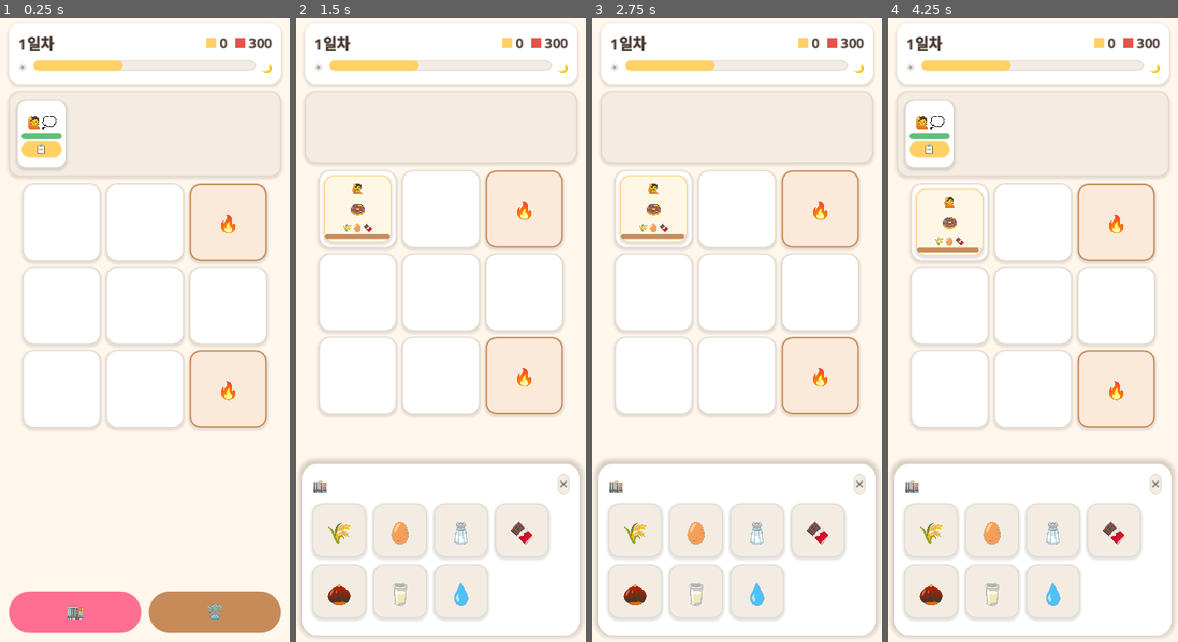
Above: before the commit, frames 1-4 (left to right).
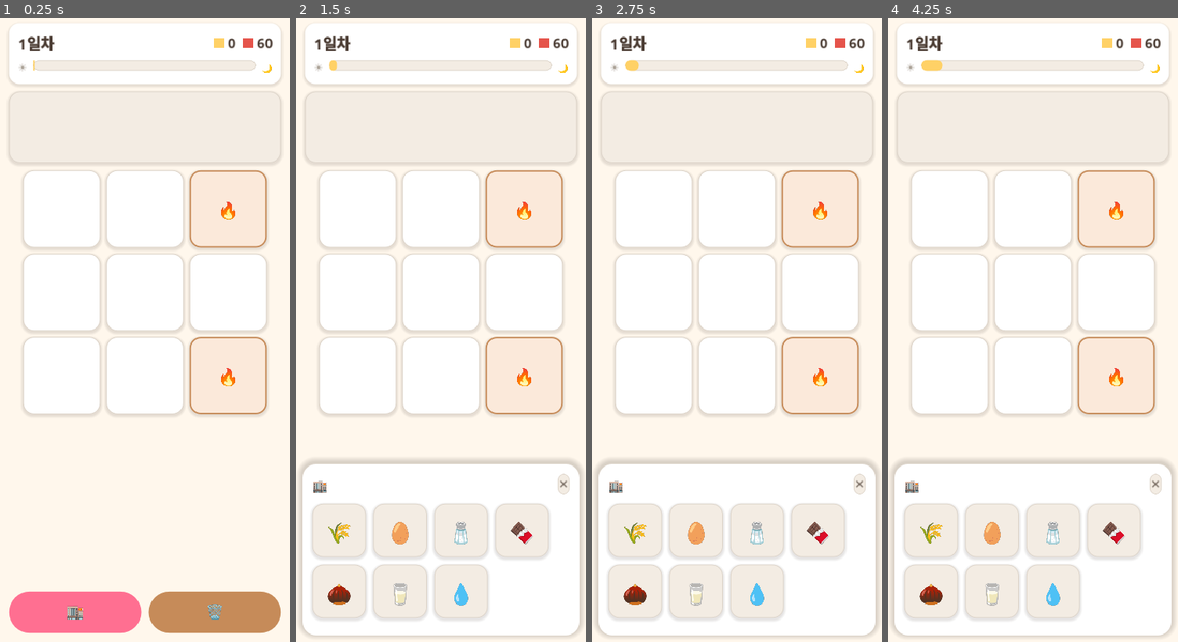
Above: after the commit, the same moments.

Repository: yellyB/game-slot-kitchen
Game: Godot game, scene res://scenes/Main.tscn
The game is run twice, just before and just after one commit, with the same random seed, the same clock (stepped at 60 frames per second) and the same inputs.
Inputs:
- Up to frame 1 (0.25 s): no input
- Up to frame 2 (1.5 s): click "📋" (after the commit: "🗑️") at 0.5 s; click "🏬" at 1.25 s
- Up to frame 3 (2.75 s): click "🗑️" at 2 s
- Up to frame 4 (4.25 s): click "✕" at 2.75 s; click "🏬" at 3.5 s

The runs differ from the first frame. In frame 1, 8.6% of the frame differs, in the area x 2-98%, y 3-66%; in frame 2, 3.3%; in frame 3, 3.3%; in frame 4, 11%.

Commit message:
feat: 결과·게임오버·승리 패널(Modal) + 세션 연결
중앙 패널 모달(딤+입력차단) 공용 컴포넌트. main이 세션 신호를 받아 일차·
소지금·가게세·영업시간 바 갱신, 마감 시 결과/게임오버/승리 표시, 다음날·
다시 시작으로 세션 진행 + 보드 리셋(소모품 정리·설비 유지).

Co-Authored-By: Claude Opus 4.8 (1M context) <noreply@anthropic.com>

Diff:
--- a/scripts/main.gd
+++ b/scripts/main.gd
@@ -6,15 +6,17 @@
 var _board: Board
 var _warehouse: Warehouse
 var _cooking: Cooking
+var _session: Session
 
 var _warehouse_btn: Button
 var _trash_btn: TrashButton
 
 var _queue_row: HBoxContainer
-var _spawn_timer: Timer
-
-var _cash := Config.START_MONEY
+
+var _day_label: Label
 var _money_label: Label
+var _rent_label: Label
+var _hours_bar: ProgressBar
 
 
 func _ready() -> void:
@@ -61,13 +63,15 @@
 
 	Move.performed.connect(_refresh_warehouse)
 
-	# 손님 스포너
-	_spawn_timer = Timer.new()
-	_spawn_timer.wait_time = Config.SPAWN_INTERVAL
-	_spawn_timer.timeout.connect(_spawn_customer)
-	add_child(_spawn_timer)
-	_spawn_timer.start()
-	_spawn_customer()
+	# 세션(하루 루프)
+	_session = Session.new()
+	_session.cash_changed.connect(_on_cash_changed)
+	_session.progress.connect(_on_progress)
+	_session.spawn_requested.connect(_spawn_customer)
+	_session.day_started.connect(_on_day_started)
+	_session.day_ended.connect(_on_day_ended)
+	add_child(_session)
+	_session.start_run()
 
 
 # ── 상단바: 일차·돈·가게세 + 영업시간 바 ──────────────────────
@@ -88,21 +92,28 @@
 	row.add_theme_constant_override("separation", 10)
 	box.add_child(row)
 
-	row.add_child(UI.label("1일차", 20, Palette.COCOA_800, true))
+	_day_label = UI.label("1일차", 20, Palette.COCOA_800, true)
+	row.add_child(_day_label)
 
 	var gap := Control.new()
 	gap.size_flags_horizontal = Control.SIZE_EXPAND_FILL
 	row.add_child(gap)
 
-	# 돈 (실제 소지금 — 서빙으로 증가)
+	# 돈 (소지금)
 	var coin := HBoxContainer.new()
 	coin.add_theme_constant_override("separation", 4)
 	coin.add_child(_dot(Palette.ACCENT))
-	_money_label = UI.label(_fmt(_cash), 18, Palette.COCOA_800, true)
+	_money_label = UI.label("0", 18, Palette.COCOA_800, true)
 	coin.add_child(_money_label)
 	row.add_child(coin)
 
-	row.add_child(_money(Palette.DANGER, "300"))  # 가게세 placeholder (단계 6)
+	# 가게세
+	var rentbox := HBoxContainer.new()
+	rentbox.add_theme_constant_override("separation", 4)
+	rentbox.add_child(_dot(Palette.DANGER))
+	_rent_label = UI.label("0", 18, Palette.COCOA_800, true)
+	rentbox.add_child(_rent_label)
+	row.add_child(rentbox)
 
 	var hours := HBoxContainer.new()
 	hours.add_theme_constant_override("separation", 8)
@@ -110,16 +121,16 @@
 
 	hours.add_child(UI.label("☀️", 14, Palette.COCOA_400))
 
-	var bar := ProgressBar.new()
-	bar.min_value = 0
-	bar.max_value = 100
-	bar.value = 40
-	bar.show_percentage = false
-	bar.custom_minimum_size = Vector2(0, 14)
-	bar.size_flags_horizontal = Control.SIZE_EXPAND_FILL
-	bar.add_theme_stylebox_override("background", UI.chip(Palette.COCOA_100, Palette.COCOA_200))
-	bar.add_theme_stylebox_override("fill", UI.chip(Palette.ACCENT))
-	hours.add_child(bar)
+	_hours_bar = ProgressBar.new()
+	_hours_bar.min_value = 0
+	_hours_bar.max_value = 100
+	_hours_bar.value = 0
+	_hours_bar.show_percentage = false
+	_hours_bar.custom_minimum_size = Vector2(0, 14)
+	_hours_bar.size_flags_horizontal = Control.SIZE_EXPAND_FILL
+	_hours_bar.add_theme_stylebox_override("background", UI.chip(Palette.COCOA_100, Palette.COCOA_200))
+	_hours_bar.add_theme_stylebox_override("fill", UI.chip(Palette.ACCENT))
+	hours.add_child(_hours_bar)
 
 	hours.add_child(UI.label("🌙", 14, Palette.COCOA_400))
 
@@ -228,8 +239,7 @@
 ## 완성품이 매칭 주문 카드에 서빙됨 → 돈 + 손님 퇴장 + 슬롯/도구 회복.
 func _on_served(order: OrderCard, dish: DishCard) -> void:
 	var price := int(Recipes.get_def(order.recipe_id).get("price", 0))
-	_cash += price
-	_money_label.text = _fmt(_cash)
+	_session.earn(price)
 	_spawn_floating("+%d" % price, order.global_position + order.size * 0.5, Palette.ACCENT)
 
 	var holder := order.get_parent()
@@ -288,13 +298,57 @@
 	return wrap
 
 
-## *Money* — [색점][숫자] 표시 전용.
-func _money(dot_color: Color, amount: String) -> Control:
-	var h := HBoxContainer.new()
-	h.add_theme_constant_override("separation", 4)
-	h.add_child(_dot(dot_color))
-	h.add_child(UI.label(amount, 18, Palette.COCOA_800, true))
-	return h
+# ── 세션 반응 ─────────────────────────────────────────────
+func _on_cash_changed(cash: int) -> void:
+	_money_label.text = _fmt(cash)
+
+
+func _on_progress(t01: float) -> void:
+	_hours_bar.value = t01 * 100.0
+
+
+func _on_day_started(day: int, rent: int) -> void:
+	_day_label.text = "%d일차" % day
+	_rent_label.text = _fmt(rent)
+	_hours_bar.value = 0
+	_warehouse.visible = false
+	_cooking.visible = false
+	_reset_board()
+	_refresh_warehouse()
+
+
+func _on_day_ended(summary: Dictionary) -> void:
+	if summary["won"]:
+		Modal.open(self) \
+			.title("승리! 🎉") \
+			.row("%d일 완주" % Config.DAYS_TO_WIN, Palette.SUCCESS) \
+			.button("다시 시작", _session.start_run)
+	elif summary["passed"]:
+		Modal.open(self) \
+			.title("%d일차 마감" % summary["day"]) \
+			.row("매출  %d" % summary["revenue"]) \
+			.row("가게세  %d" % summary["rent"], Palette.DANGER) \
+			.sep() \
+			.row("남음  %d" % summary["cash_after"], Palette.COCOA_800) \
+			.row("통과! ✅", Palette.SUCCESS) \
+			.button("다음날", _session.advance_day)
+	else:
+		Modal.open(self) \
+			.title("폐업 😢") \
+			.row("%d일차에서 끝" % summary["day"]) \
+			.row("매출 %d < 가게세 %d" % [summary["revenue"], summary["rent"]], Palette.DANGER) \
+			.button("다시 시작", _session.start_run)
+
+
+## 새 세션: 소모품(재료·주문·완성품) 정리 + 설비(도구석) idle 유지 + 큐 비움.
+func _reset_board() -> void:
+	Move.clear()
+	for s in _board.slots:
+		s.clear()
+	for t in _board.tools:
+		t.reset()
+	for c in _queue_row.get_children():
+		c.queue_free()
 
 
 func _make_bottom_button(color: Color) -> Button:
--- /dev/null
+++ b/scripts/modal.gd
@@ -0,0 +1,82 @@
+class_name Modal
+extends Control
+## 중앙 패널 모달 (딤 배경 + 입력 차단). 결과·게임오버·승리 공용.
+## 대강 구현(기능 위주) — 디자인 확정 후 정리.
+
+var _body: VBoxContainer
+
+static func open(parent: Node) -> Modal:
+	var m := Modal.new()
+	parent.add_child(m)
+	return m
+
+func _ready() -> void:
+	set_anchors_and_offsets_preset(Control.PRESET_FULL_RECT)
+	z_index = 300
+	mouse_filter = Control.MOUSE_FILTER_STOP  # 뒤 입력 차단
+
+	var dim := ColorRect.new()
+	dim.color = Palette.DIM
+	dim.set_anchors_and_offsets_preset(Control.PRESET_FULL_RECT)
+	add_child(dim)
+
+	var center := CenterContainer.new()
+	center.set_anchors_and_offsets_preset(Control.PRESET_FULL_RECT)
+	add_child(center)
+
+	var panel := PanelContainer.new()
+	panel.custom_minimum_size = Vector2(260, 0)
+	panel.add_theme_stylebox_override("panel", UI.card(Palette.WHITE, Palette.COCOA_200))
+	center.add_child(panel)
+
+	var pad := MarginContainer.new()
+	for side in ["left", "right", "top", "bottom"]:
+		pad.add_theme_constant_override("margin_" + side, 22)
+	panel.add_child(pad)
+
+	_body = VBoxContainer.new()
+	_body.add_theme_constant_override("separation", 10)
+	pad.add_child(_body)
+
+
+func title(text: String) -> Modal:
+	_body.add_child(_centered(UI.label(text, 22, Palette.COCOA_800, true)))
+	return self
+
+
+func row(text: String, color := Palette.COCOA_800) -> Modal:
+	_body.add_child(_centered(UI.label(text, 16, color)))
+	return self
+
+
+func sep() -> Modal:
+	var line := ColorRect.new()
+	line.color = Palette.COCOA_200
+	line.custom_minimum_size = Vector2(0, 1)
+	_body.add_child(line)
+	return self
+
+
+func button(text: String, cb: Callable) -> Modal:
+	var b := Button.new()
+	b.text = text
+	b.custom_minimum_size = Vector2(0, 48)
+	b.size_flags_horizontal = Control.SIZE_EXPAND_FILL
+	b.add_theme_font_size_override("font_size", 18)
+	b.add_theme_color_override("font_color", Palette.WHITE)
+	b.add_theme_color_override("font_hover_color", Palette.WHITE)
+	b.add_theme_color_override("font_pressed_color", Palette.WHITE)
+	b.add_theme_stylebox_override("normal", UI.chip(Palette.MAIN))
+	b.add_theme_stylebox_override("hover", UI.chip(Palette.MAIN.lightened(0.08)))
+	b.add_theme_stylebox_override("pressed", UI.chip(Palette.MAIN.darkened(0.1)))
+	b.pressed.connect(func():
+		queue_free()
+		cb.call())
+	_body.add_child(b)
+	return self
+
+
+func _centered(l: Label) -> Label:
+	l.horizontal_alignment = HORIZONTAL_ALIGNMENT_CENTER
+	l.size_flags_horizontal = Control.SIZE_EXPAND_FILL
+	return l
Not shown, added: scripts/modal.gd.uid
